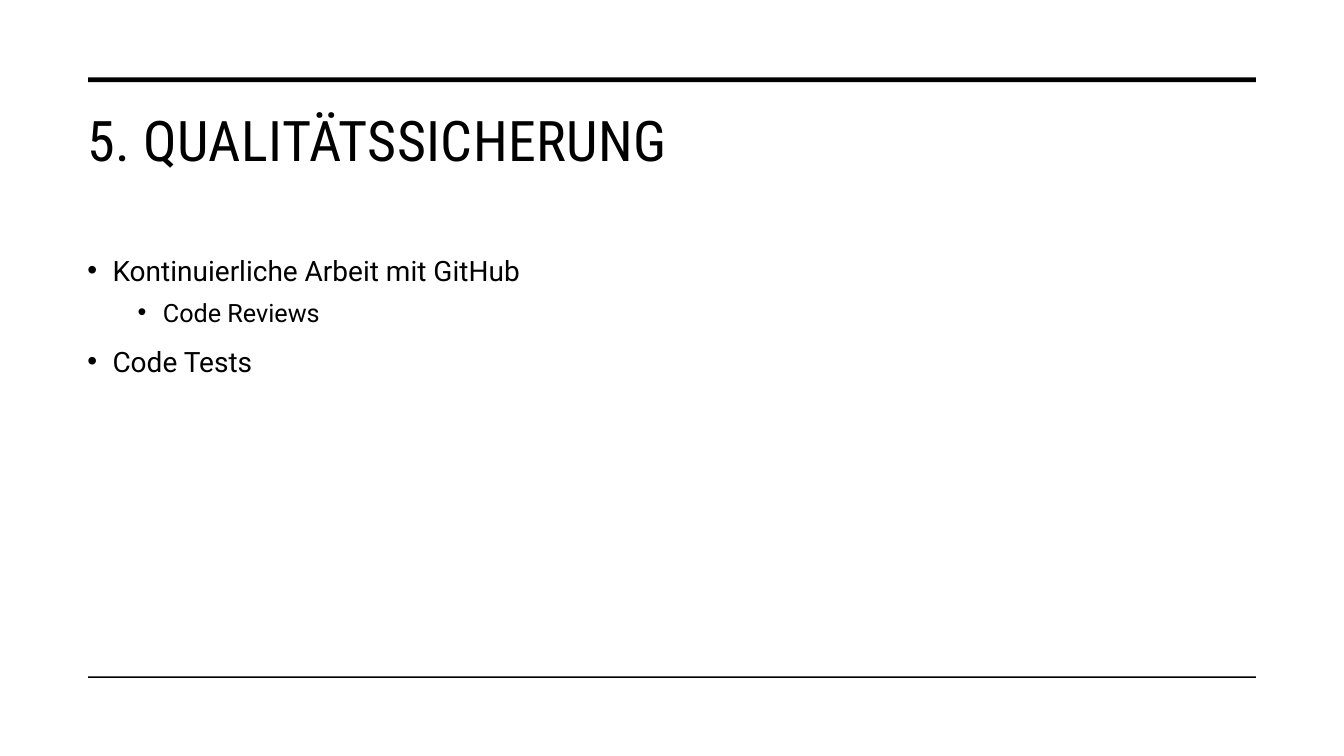
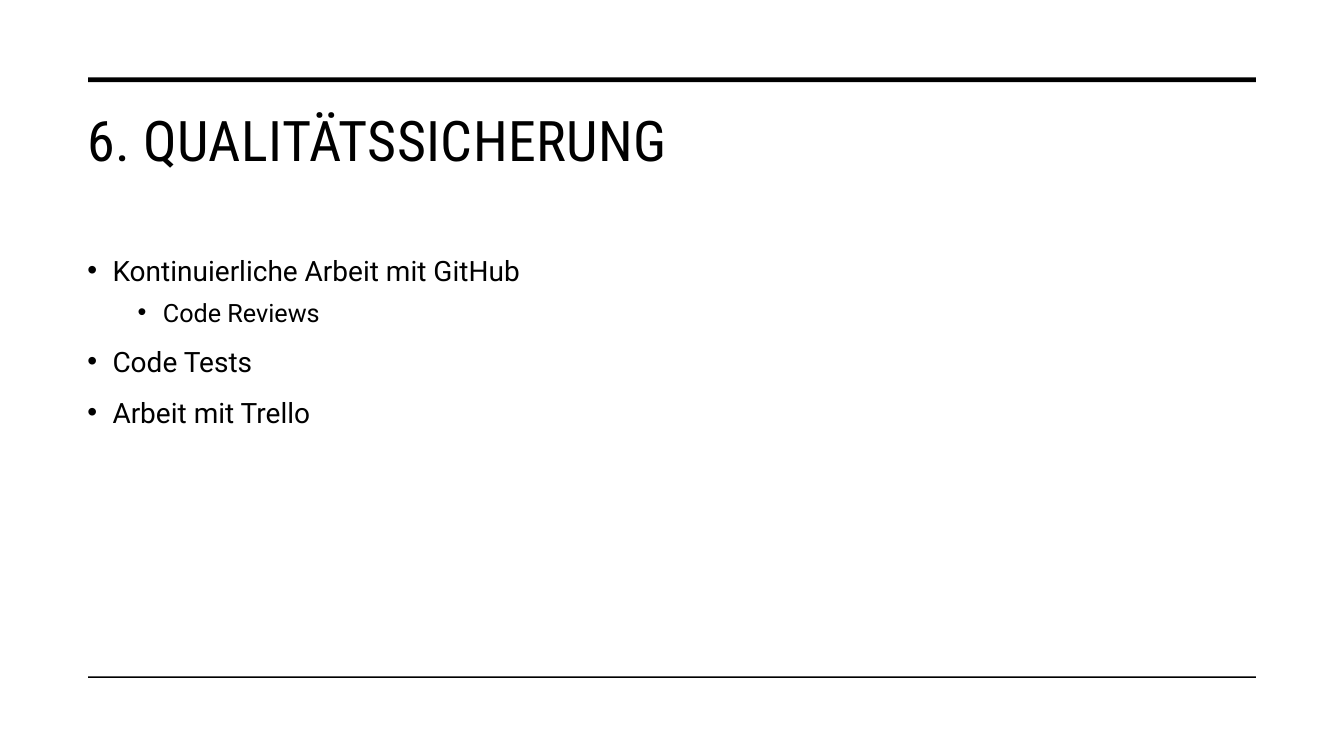
Before and after one commit to malu254/Eifrige-Otter-PM, a slide deck: slide 14 of Abgabe/Dokumentation/Präsentation.pptx. Drawn at 1344x756 pixels with LibreOffice and Linux fonts; fonts in the diff are those of the drawing. Boxes give left, top, right and bottom in pixels: in the first picture for what was removed or moved away, otherwise in the second. Text is boxed around its words. In the diff, an @@ line names an element or a change of style, - is before the commit and + after.

Commit message:
New Präsentation

```diff
--- a/Abgabe/Dokumentation/Präsentation.pptx
+++ b/Abgabe/Dokumentation/Präsentation.pptx
@@ title at box(87, 112, 667, 168): text changed @@
-5. QUALITÄTSSICHERUNG
+6. QUALITÄTSSICHERUNG
@@ text at box(113, 402, 310, 424): paragraph added @@
+• Arbeit mit Trello
```
Also in this commit, not shown: 16 other slides changed.
